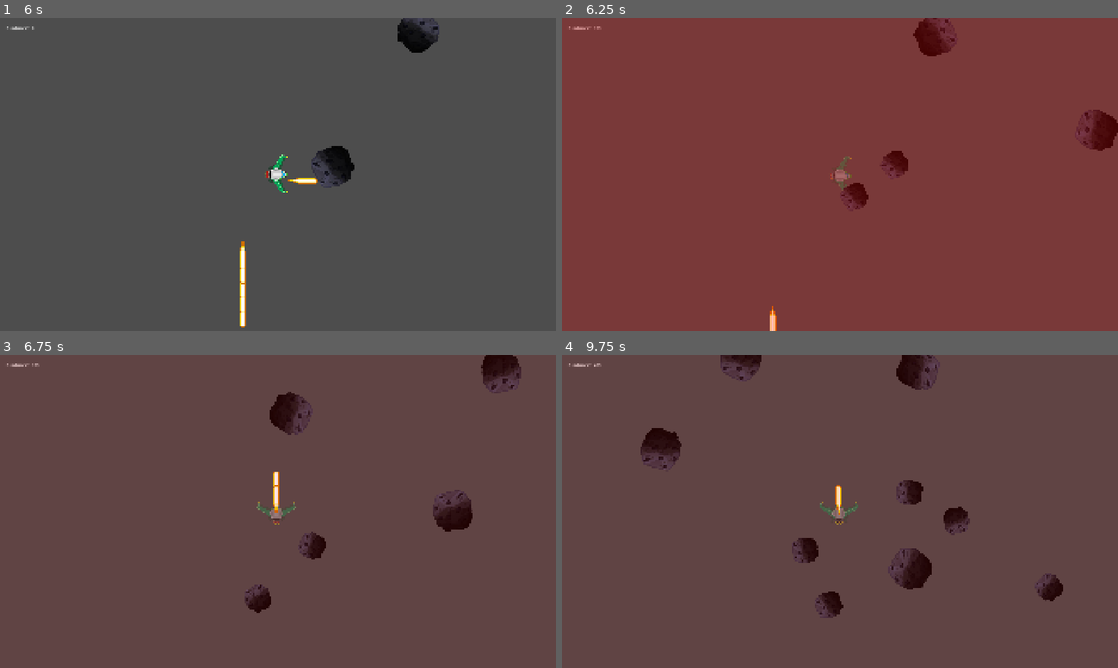
Above: before the commit, frames 1-4 (two rows, left to right).
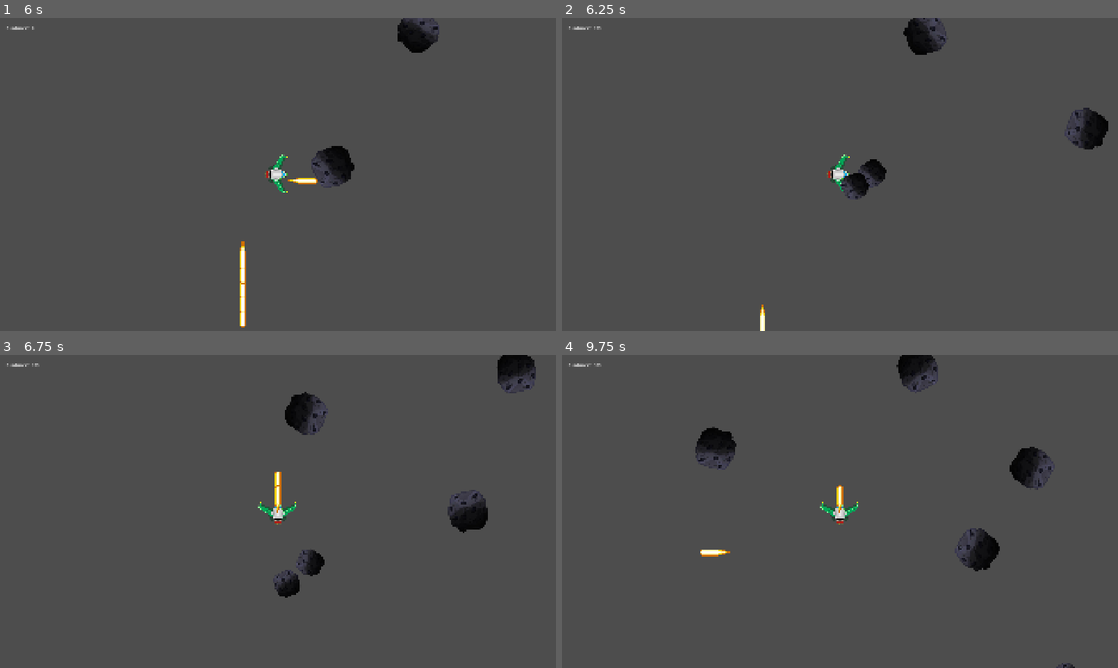
Above: after the commit, the same moments.

Repository: Mirguini/AsteroidZ
Game: Godot game, scene res://MainScene/Main.tscn
Same seed, same stepped clock (60 frames per second), same inputs: the game is played once before the commit and once after it.
Inputs (mouse positions are in pixels of both pictures, inside the frame that each line leads up to):
- Up to frame 1 (6 s): tap Enter at 0.5 s; move the mouse to (400, 158) at 0.52 s; press the mouse at (400, 158) at 0.53 s; hold D (moveRight) 0.53-1.28 s; tap Space at 1.25 s; move the mouse to (166, 190) at 1.27 s; release the mouse at (166, 190) at 1.28 s; hold S (moveDown) 1.28-2.03 s; click (166, 190) at 1.35 s; move the mouse to (333, 105) at 2.02 s; press the mouse at (333, 105) at 2.03 s; hold D (moveRight) 2.03-2.78 s; move the mouse to (250, 237) at 2.77 s; release the mouse at (250, 237) at 2.78 s; hold W (moveUp) 2.78-3.53 s; click (250, 237) at 2.85 s; move the mouse to (444, 221) at 3.52 s; press the mouse at (444, 221) at 3.53 s; hold A (moveLeft) 3.53-5.03 s; move the mouse to (111, 127) at 4.27 s; release the mouse at (111, 127) at 4.28 s; click (111, 127) at 4.35 s; move the mouse to (305, 174) at 5.02 s; press the mouse at (305, 174) at 5.03 s; hold S (moveDown) 5.03-5.78 s; move the mouse to (194, 96) at 5.77 s; release the mouse at (194, 96) at 5.78 s; hold D (moveRight) from 5.78 s (still down); click (194, 96) at 5.85 s
- Up to frame 2 (6.25 s): keep holding D (moveRight)
- Up to frame 3 (6.75 s): move the mouse to (400, 495) at 6.52 s; release D (moveRight) at 6.53 s; press the mouse at (400, 495) at 6.53 s; hold W (moveUp) from 6.53 s (still down)
- Up to frame 4 (9.75 s): move the mouse to (728, 527) at 7.27 s; release W (moveUp) at 7.28 s; release the mouse at (728, 527) at 7.28 s; hold D (moveRight) 7.28-8.03 s; click (728, 527) at 7.35 s; move the mouse to (895, 442) at 8.02 s; press the mouse at (895, 442) at 8.03 s; hold S (moveDown) 8.03-8.78 s; move the mouse to (812, 574) at 8.77 s; release the mouse at (812, 574) at 8.78 s; hold A (moveLeft) 8.78-9.53 s; click (812, 574) at 8.85 s; move the mouse to (1006, 558) at 9.52 s; press the mouse at (1006, 558) at 9.53 s; hold W (moveUp) from 9.53 s (still down)

Frame 1 is identical in both runs. In frame 2, 100% of the frame differs, in the area x 0-100%, y 0-100%; in frame 3, 4.4%; in frame 4, 6.5%.

Commit message:
Asteroid Destroy SoundEffect + Asteroids Physics Bounce
He afegit so al destruir els asteroides i he fet que rebotin entre ells creant una física més realista. Abans tenien un comportament estrany quan xocaven.
Al rebotar també es genera una sensació satisfactòria i de tensió per a que el jugador estigui alerta.

Diff:
--- a/asteroid-z/Asteroid/Asteroid.tscn
+++ b/asteroid-z/Asteroid/Asteroid.tscn
@@ -1,7 +1,8 @@
-[gd_scene load_steps=5 format=3 uid="uid://ba4t4nc0diy76"]
+[gd_scene load_steps=6 format=3 uid="uid://ba4t4nc0diy76"]
 
 [ext_resource type="Texture2D" uid="uid://ov3q6cjl5y06" path="res://AsteroidSpawner/asteroid.png" id="1_l7pm1"]
 [ext_resource type="Script" uid="uid://b1cg0kvg0qync" path="res://Asteroid/asteroid.gd" id="1_n00aa"]
+[ext_resource type="PackedScene" uid="uid://dwhi1kbnxjkc1" path="res://AsteroidSpawner/ExplosionSfx.tscn" id="2_gfnam"]
 
 [sub_resource type="CircleShape2D" id="CircleShape2D_n00aa"]
 radius = 53.65
@@ -11,6 +12,7 @@
 
 [node name="Asteroid" type="CharacterBody2D" groups=["asteroids"]]
 script = ExtResource("1_n00aa")
+explosion_sfx_scene = ExtResource("2_gfnam")
 
 [node name="CollisionShape2D" type="CollisionShape2D" parent="."]
 shape = SubResource("CircleShape2D_n00aa")
--- a/asteroid-z/Asteroid/asteroid.gd
+++ b/asteroid-z/Asteroid/asteroid.gd
@@ -12,6 +12,13 @@
 @export var child_speed_multiplier: float = 1.2
 @export var split_angle_spread: float = 0.6
 @export var spawn_separation: float = 10.0
+@export var explosion_sfx_scene: PackedScene
+
+@export var asteroid_bounce_cd := 0.08
+@export var bounce_separation := 2.0
+var _bounce_timer := 0.0
+
+
 
 var _offscreen_timer := 0.0
 var direction: Vector2 = Vector2.RIGHT
@@ -28,9 +35,26 @@
 		direction = dir.normalized()
 
 func _physics_process(delta: float) -> void:
+	_bounce_timer = max(0.0, _bounce_timer - delta)
+
 	velocity = direction * speed
 	move_and_slide()
 	rotation += rotation_speed * delta
+
+	if _bounce_timer > 0.0:
+		return
+
+	var count := get_slide_collision_count()
+	for i in count:
+		var c := get_slide_collision(i)
+		var other := c.get_collider()
+		if other != null and other.is_in_group("asteroids"):
+			var n := c.get_normal()
+			bounce_from(n)
+			if other.has_method("bounce_from"):
+				other.call_deferred("bounce_from", -n)
+			break
+
 
 func _process(delta: float) -> void:
 	var cam := get_viewport().get_camera_2d()
@@ -58,9 +82,24 @@
 
 func _destroy_deferred() -> void:
 	emit_signal("destroyed", score_value)
+
+	if explosion_sfx_scene != null:
+		var sfx := explosion_sfx_scene.instantiate()
+		get_parent().add_child(sfx)
+		sfx.global_position = global_position
+
 	if can_split:
 		_split_into_two()
+
 	queue_free()
+
+func bounce_from(normal: Vector2) -> void:
+	if _bounce_timer > 0.0:
+		return
+	_bounce_timer = asteroid_bounce_cd
+	set_direction(direction.bounce(normal).normalized())
+	global_position += normal * bounce_separation
+
 
 
 
--- /dev/null
+++ b/asteroid-z/AsteroidSpawner/ExplosionSfx.gd
@@ -0,0 +1,5 @@
+extends AudioStreamPlayer2D
+
+func _ready() -> void:
+	finished.connect(queue_free)
+	play()
--- /dev/null
+++ b/asteroid-z/AsteroidSpawner/ExplosionSfx.tscn
@@ -0,0 +1,8 @@
+[gd_scene load_steps=3 format=3 uid="uid://dwhi1kbnxjkc1"]
+
+[ext_resource type="AudioStream" uid="uid://bwtwgukkadcmm" path="res://AsteroidSpawner/explosion.wav" id="1_l1ehc"]
+[ext_resource type="Script" uid="uid://dtbppljj8mob5" path="res://AsteroidSpawner/ExplosionSfx.gd" id="2_3op3x"]
+
+[node name="ExplosionSfx" type="AudioStreamPlayer2D"]
+stream = ExtResource("1_l1ehc")
+script = ExtResource("2_3op3x")
Not shown, added: asteroid-z/AsteroidSpawner/ExplosionSfx.gd.uid
Not shown, added: asteroid-z/AsteroidSpawner/explosion.wav.import
Not shown, added: asteroid-z/AsteroidSpawner/explosion.wav
